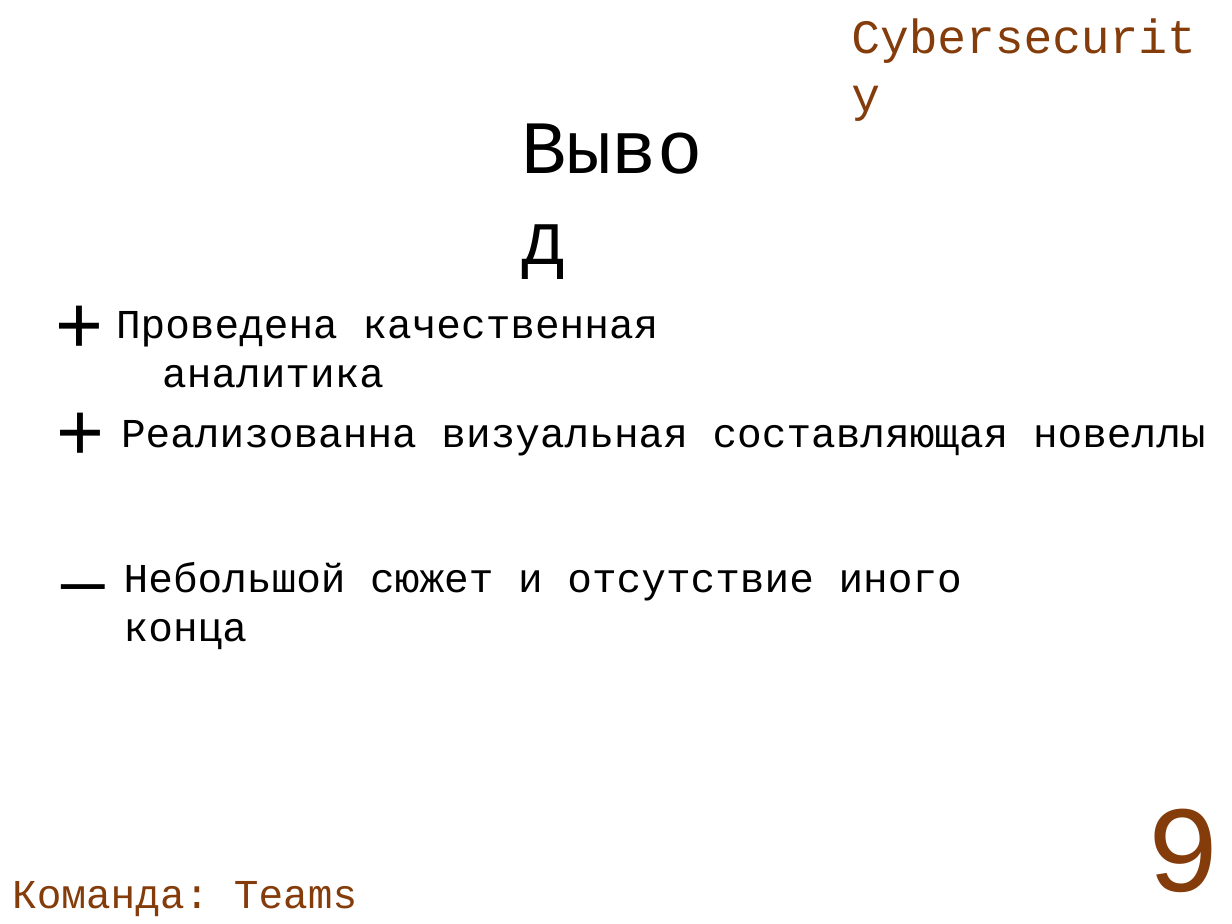
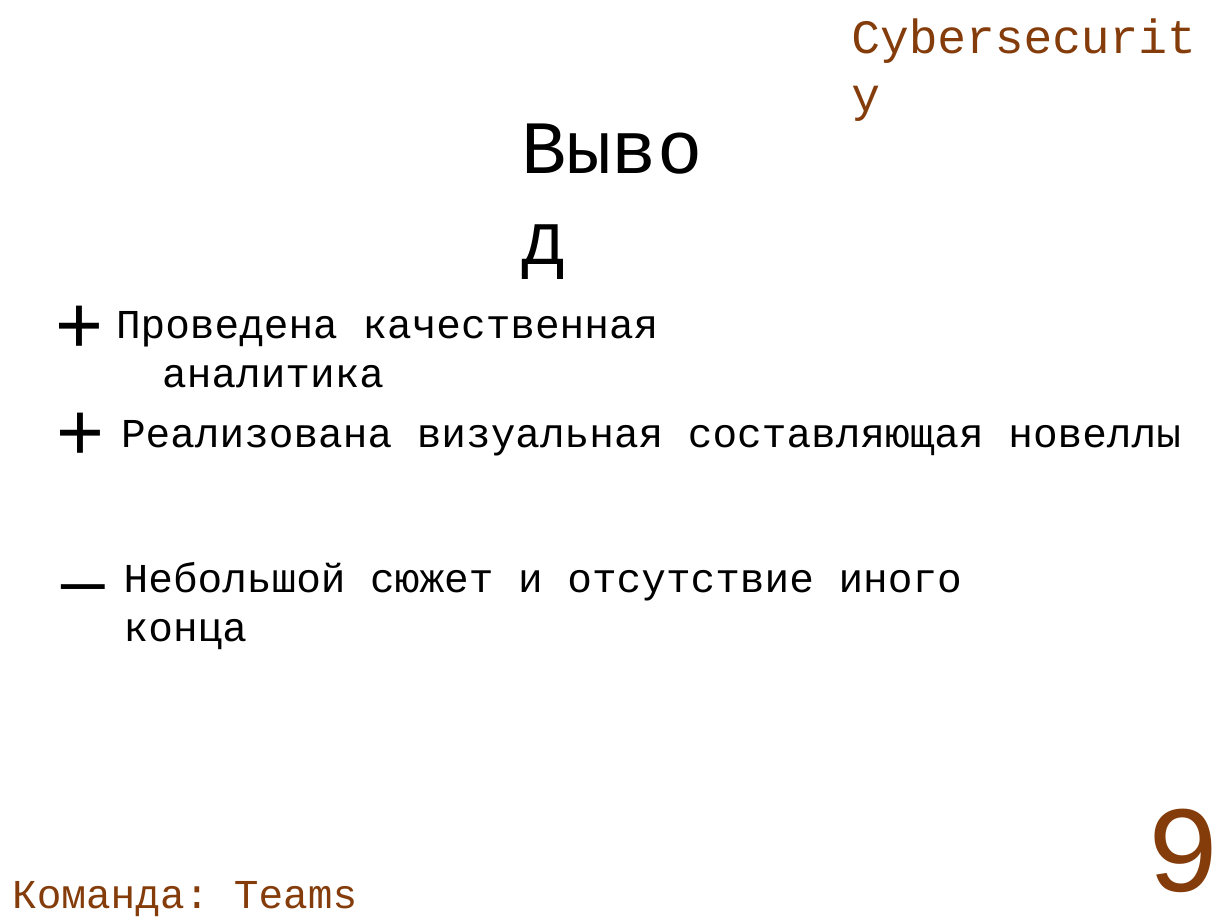
Before and after one commit to Cnek34/OPD, a slide deck: slide 9 of Финальная презентация.pptx. Drawn at 1232x924 pixels with LibreOffice and Linux fonts; fonts in the diff are those of the drawing; background and template pictures are left out. Boxes give left, top, right and bottom in pixels: in the first picture for what was removed or moved away, otherwise in the second. Text is boxed around its words. In the diff, an @@ line names an element or a change of style, - is before the commit and + after.

```diff
--- a/Финальная презентация.pptx
+++ b/Финальная презентация.pptx
@@ text at (121, 420, 1181, 456): text changed @@
-Реализованна визуальная составляющая новеллы
+Реализована визуальная составляющая новеллы
```
